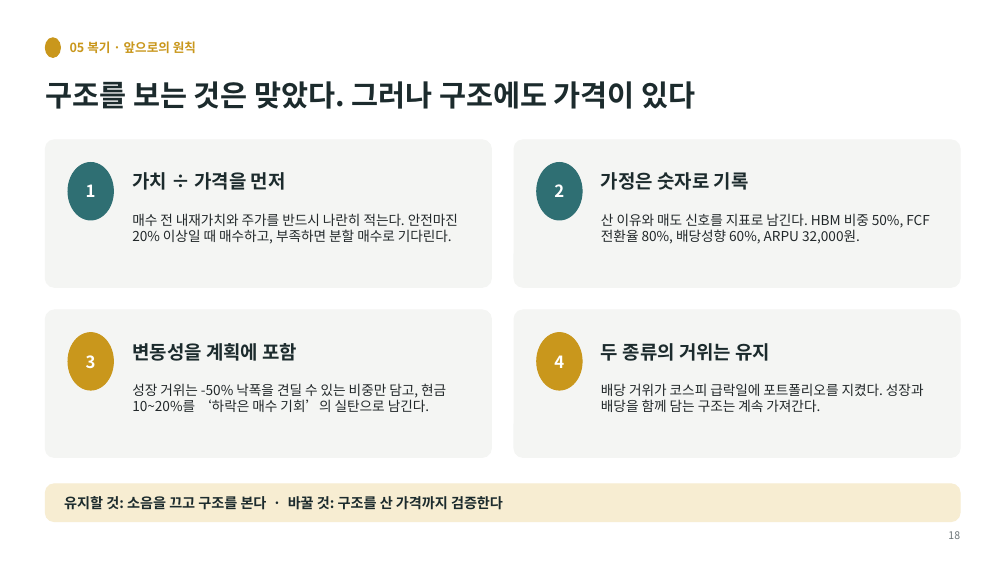
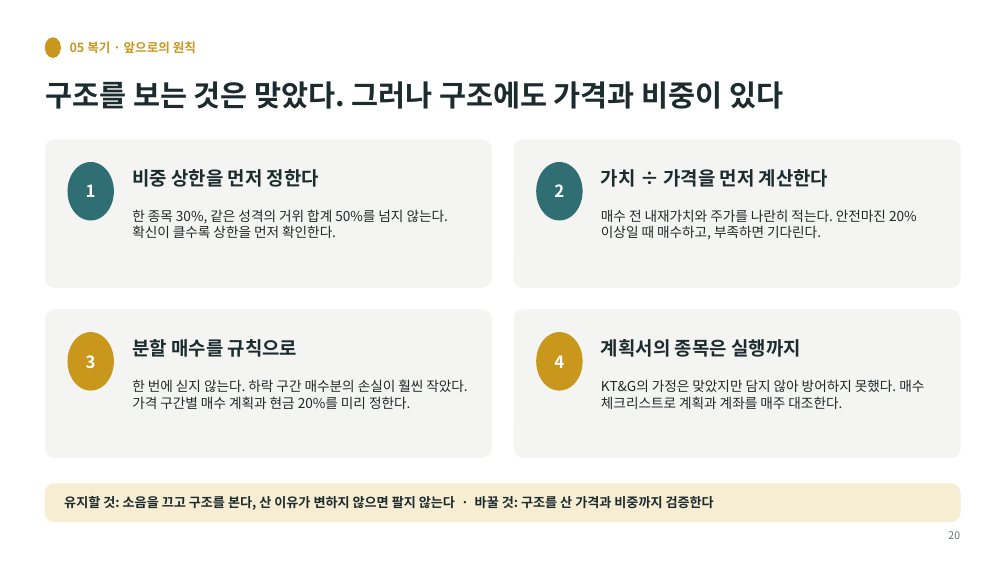
Before and after one commit to HyeonSooJ/marcap, a slide deck: slide 20 of 가치투자대회_최종보고서_정현수.pptx (slide 18 before the commit). Drawn at 1008x567 pixels with LibreOffice and Linux fonts; fonts in the diff are those of the drawing. Boxes give left, top, right and bottom in pixels: in the first picture for what was removed or moved away, otherwise in the second. Text is boxed around its words. In the diff, an @@ line names an element or a change of style, - is before the commit and + after.

```diff
--- a/가치투자대회_최종보고서_정현수.pptx
+++ b/가치투자대회_최종보고서_정현수.pptx
@@ text at box(45, 81, 783, 109): text changed @@
-구조를 보는 것은 맞았다. 그러나 구조에도 가격이 있다
+구조를 보는 것은 맞았다. 그러나 구조에도 가격과 비중이 있다
@@ text at box(132, 169, 319, 187): text changed @@
-가치 ÷ 가격을 먼저
+비중 상한을 먼저 정한다
@@ text at box(601, 169, 829, 187): text changed @@
-가정은 숫자로 기록
+가치 ÷ 가격을 먼저 계산한다
@@ text at box(132, 209, 448, 238): text changed @@
-매수 전 내재가치와 주가를 반드시 나란히 적는다. 안전마진 20% 이상일 때 매수하고, 부족하면 분할 매수로 기다린다.
+한 종목 30%, 같은 성격의 거위 합계 50%를 넘지 않는다. 확신이 클수록 상한을 먼저 확인한다.
@@ text at box(601, 209, 917, 240): text changed @@
-산 이유와 매도 신호를 지표로 남긴다. HBM 비중 50%, FCF 전환율 80%, 배당성향 60%, ARPU 32,000원.
+매수 전 내재가치와 주가를 나란히 적는다. 안전마진 20% 이상일 때 매수하고, 부족하면 기다린다.
@@ text at box(132, 339, 298, 357): text changed @@
-변동성을 계획에 포함
+분할 매수를 규칙으로
@@ text at box(601, 339, 801, 357): text changed @@
-두 종류의 거위는 유지
+계획서의 종목은 실행까지
@@ text at box(132, 379, 467, 409): text changed @@
-성장 거위는 -50% 낙폭을 견딜 수 있는 비중만 담고, 현금 10~20%를 ‘하락은 매수 기회’의 실탄으로 남긴다.
+한 번에 싣지 않는다. 하락 구간 매수분의 손실이 훨씬 작았다. 가격 구간별 매수 계획과 현금 20%를 미리 정한다.
@@ text at box(601, 379, 924, 409): text changed @@
-배당 거위가 코스피 급락일에 포트폴리오를 지켰다. 성장과 배당을 함께 담는 구조는 계속 가져간다.
+KT&G의 가정은 맞았지만 담지 않아 방어하지 못했다. 매수 체크리스트로 계획과 계좌를 매주 대조한다.
@@ text at box(64, 496, 714, 510): text changed; size 13.5 to 12.5 pt @@
-유지할 것: 소음을 끄고 구조를 본다 · 바꿀 것: 구조를 산 가격까지 검증한다
+유지할 것: 소음을 끄고 구조를 본다, 산 이유가 변하지 않으면 팔지 않는다 · 바꿀 것: 구조를 산 가격과 비중까지 검증한다
@@ text at box(948, 531, 960, 539): text changed @@
-18
+20
```
Also in this commit, not shown: 9 other slides changed, 2 slides added.
